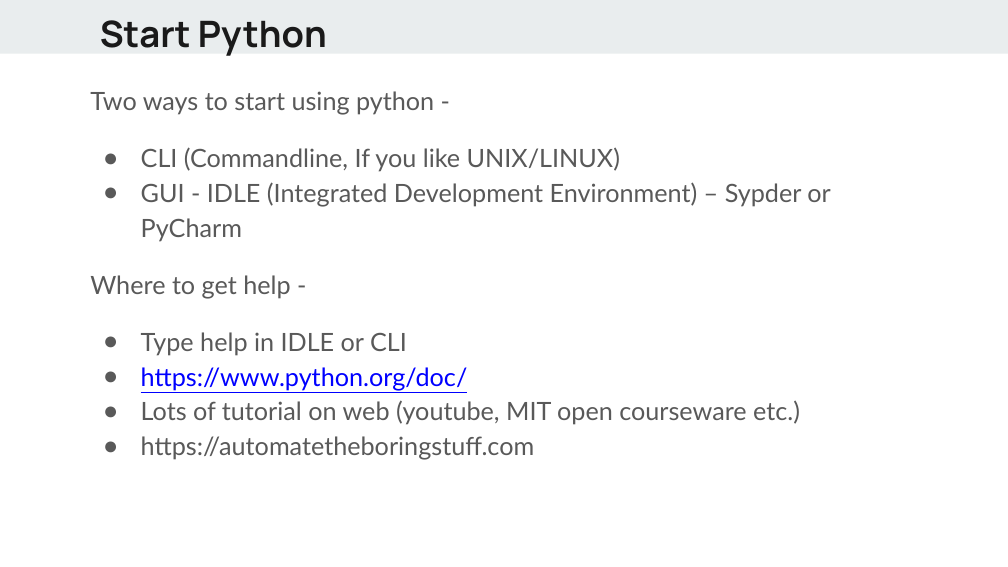
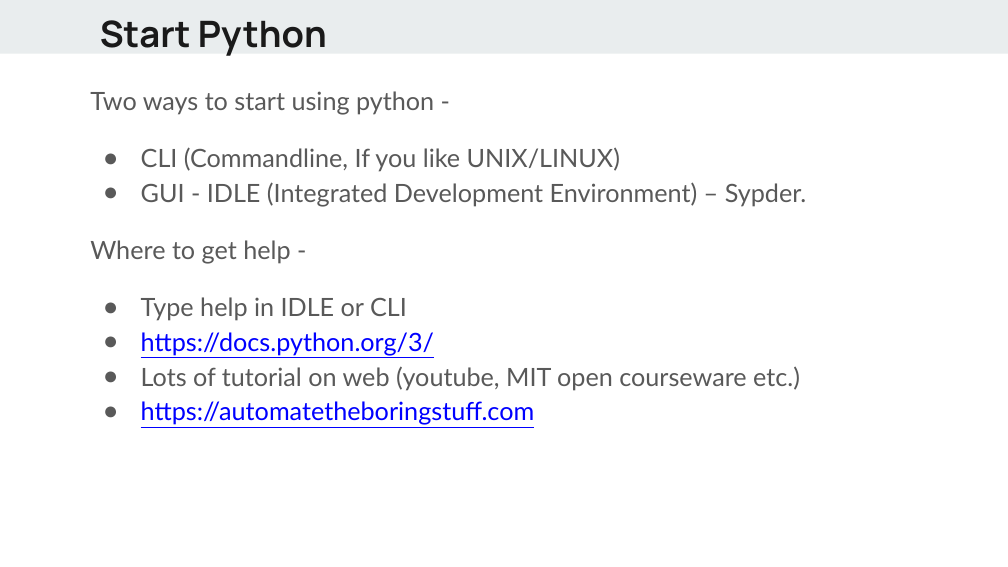
Before and after one commit to alif0/hello_world, a slide deck: slide 12 of lectures/Python - day1.pptx. Drawn at 1008x567 pixels with LibreOffice and Linux fonts; fonts in the diff are those of the drawing. Boxes give left, top, right and bottom in pixels: in the first picture for what was removed or moved away, otherwise in the second. Text is boxed around its words. In the diff, an @@ line names an element or a change of style, - is before the commit and + after.

```diff
--- a/lectures/Python - day1.pptx
+++ b/lectures/Python - day1.pptx
@@ text at (x1=141, y1=182, x2=807, y2=206): text changed @@
-● GUI - IDLE (Integrated Development Environment) – Sypder or PyCharm
+● GUI - IDLE (Integrated Development Environment) – Sypder.
@@ text at (x1=141, y1=332, x2=434, y2=355): text changed @@
-● https://www.python.org/doc/
+● https://docs.python.org/3/
@@ text at (x1=141, y1=401, x2=535, y2=425): text colour #595959 to #0000FF, underline on in "https://automatetheboringstuff.com" @@
```
Also in this commit, not shown: 11 other slides changed, 2 other files.
